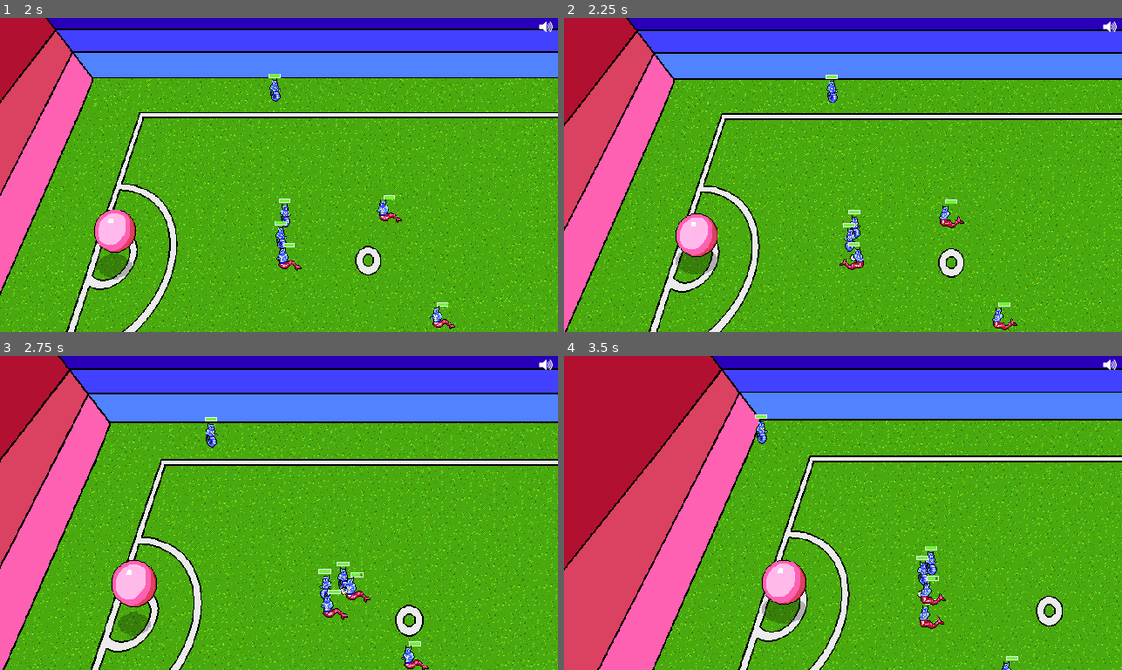
Above: before the commit, frames 1-4 (two rows, left to right).
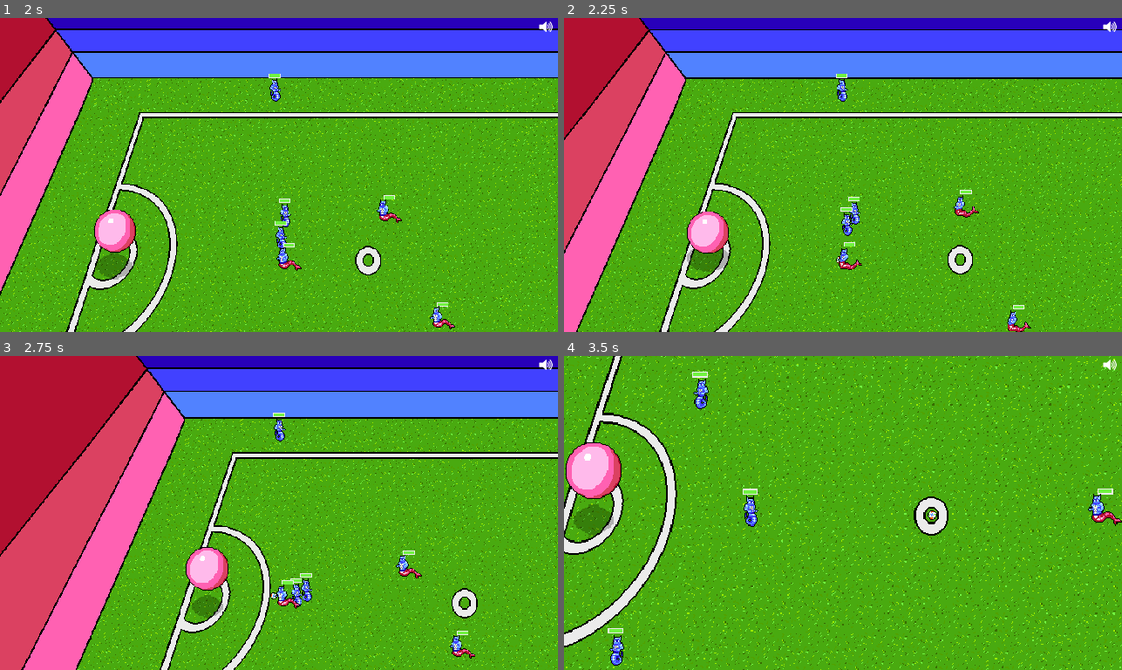
Above: after the commit, the same moments.

Repository: gamkedo-la/Elementaball
Game: Godot game, scene res://Node2D.tscn
Two runs of this game, one before a commit and one after it. Both use one fixed random seed, a clock stepped at 60 frames per second and the inputs below.
Inputs:
- Up to frame 1 (2 s): hold Up (ui_up) from 0.53 s (still down)
- Up to frame 2 (2.25 s): release Up (ui_up) at 2.03 s; hold Left (ui_left) from 2.03 s (still down)
- Up to frame 3 (2.75 s): keep holding Left (ui_left)
- Up to frame 4 (3.5 s): keep holding Left (ui_left)

Frame 1 is identical in both runs. In frame 2, 21% of the frame differs, in the area x 0-100%, y 0-100%; in frame 3, 42%; in frame 4, 54%.

Commit message:
Fixed bug where cam couldn't find position of player switched to when out of bounds

Diff:
--- a/Camera2D.gd
+++ b/Camera2D.gd
@@ -31,7 +31,8 @@
 
 	var pos = Vector2.ZERO
 	for target in targets:
-		pos += target.position
+		if target != null:
+			pos += target.get_position()
 	pos /= targets.size()
 	position = lerp(position, pos, move_speed)
 
--- a/Field and Equipment/Ball.gd
+++ b/Field and Equipment/Ball.gd
@@ -200,6 +200,7 @@
 
 
 func out_of_bounds():
+	outOfBounds = true
 	SceneController.emit_signal("outOfBounds")
 
 func score_goal():
@@ -371,15 +372,18 @@
 	return damageReduction
 
 func _on_Boundary_Line_body_entered(body):
-	if throwingIn and outOfBounds:
-		outOfBounds = false
-
 	if not outOfBounds:
 		if body.is_in_group("all_players") and body.inPossession:
 			out_of_bounds()
 		if body == self:
 			out_of_bounds()
 
+func _on_Boundary_Line_body_exited(body):
+	if throwingIn and outOfBounds:
+		if body == self:
+			print("not out of bounds anymore")
+			outOfBounds = false
+			throwingIn = false
 
 func _on_GoalBoundaryDetector_body_entered(body):
 	if "Goal" in body.name:
--- a/Node2D.tscn
+++ b/Node2D.tscn
@@ -416,6 +416,7 @@
 [connection signal="body_entered" from="Enemy2/InterceptArea" to="Enemy2" method="_on_InterceptArea_body_entered"]
 [connection signal="body_exited" from="Enemy2/InterceptArea" to="Enemy2" method="_on_InterceptArea_body_exited"]
 [connection signal="body_entered" from="Boundary Line" to="Ball" method="_on_Boundary_Line_body_entered"]
+[connection signal="body_exited" from="Boundary Line" to="Ball" method="_on_Boundary_Line_body_exited"]
 [connection signal="pressed" from="GUICanvasLayer/MuteButton" to="GUICanvasLayer/MuteButton" method="_on_MuteButton_pressed"]
 
 [editable path="Player"]
--- a/Players/AIPlayer.gd
+++ b/Players/AIPlayer.gd
@@ -109,16 +109,22 @@
 			SceneController.emit_signal("inPossession", self)
 			if controlling == false:
 				yield(get_tree().create_timer(3.0), "timeout")
-				if ball.throwingIn == false:
+				if ball.throwingIn == false and controlling == false:
 					ball.throwingIn = true
 					try_pass()
-					outOfBounds = false
-
-		if onOffense:
+					for player in get_tree().get_nodes_in_group("all_players"):
+						player.outOfBounds = false
+					yield(get_tree().create_timer(1.0), "timeout")
+
+		if onOffense and throwInPlayer != self:
 			get_in_position()
 
 		if onDefense:
 			defend_zone()
+
+		if controlling == false:
+			velocity = move_and_slide(velocity)
+
 	elif controlling == false and ball.selecting == false:
 
 		#If nobody has the ball, try to get it.
@@ -167,7 +173,7 @@
 func pass_and_shoot():
 	var distance2Goal = position.distance_to(myGoal.position)
 	var distanceFromPossession = possessionPosition.distance_to(self.position)
-	if distance2Goal > 200 and distanceFromPossession >= 150:
+	if distanceFromPossession >= 200:
 		try_pass()
 	elif distance2Goal <= 200:
 		try_kick()
@@ -236,7 +242,6 @@
 
 func out_of_bounds():
 	if outOfBounds == false:
-		ball.outOfBounds = true
 		outOfBounds = true
 		var throwInTeam
 		if ball.lastInPossession.is_in_group("player_team"):
